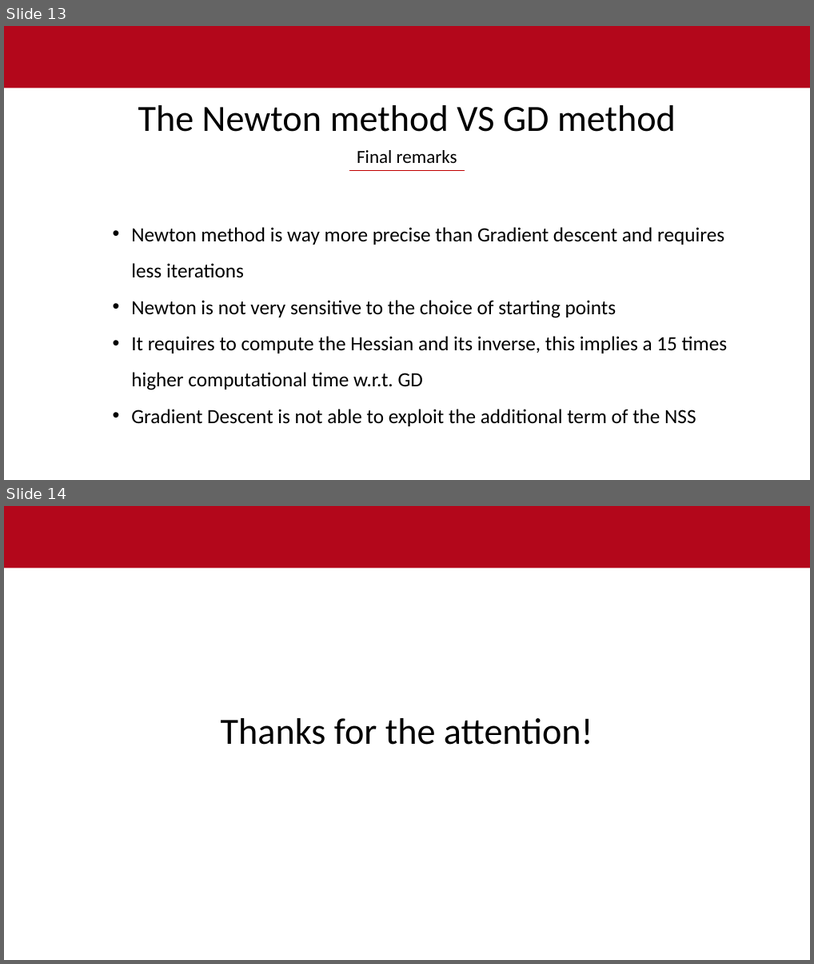
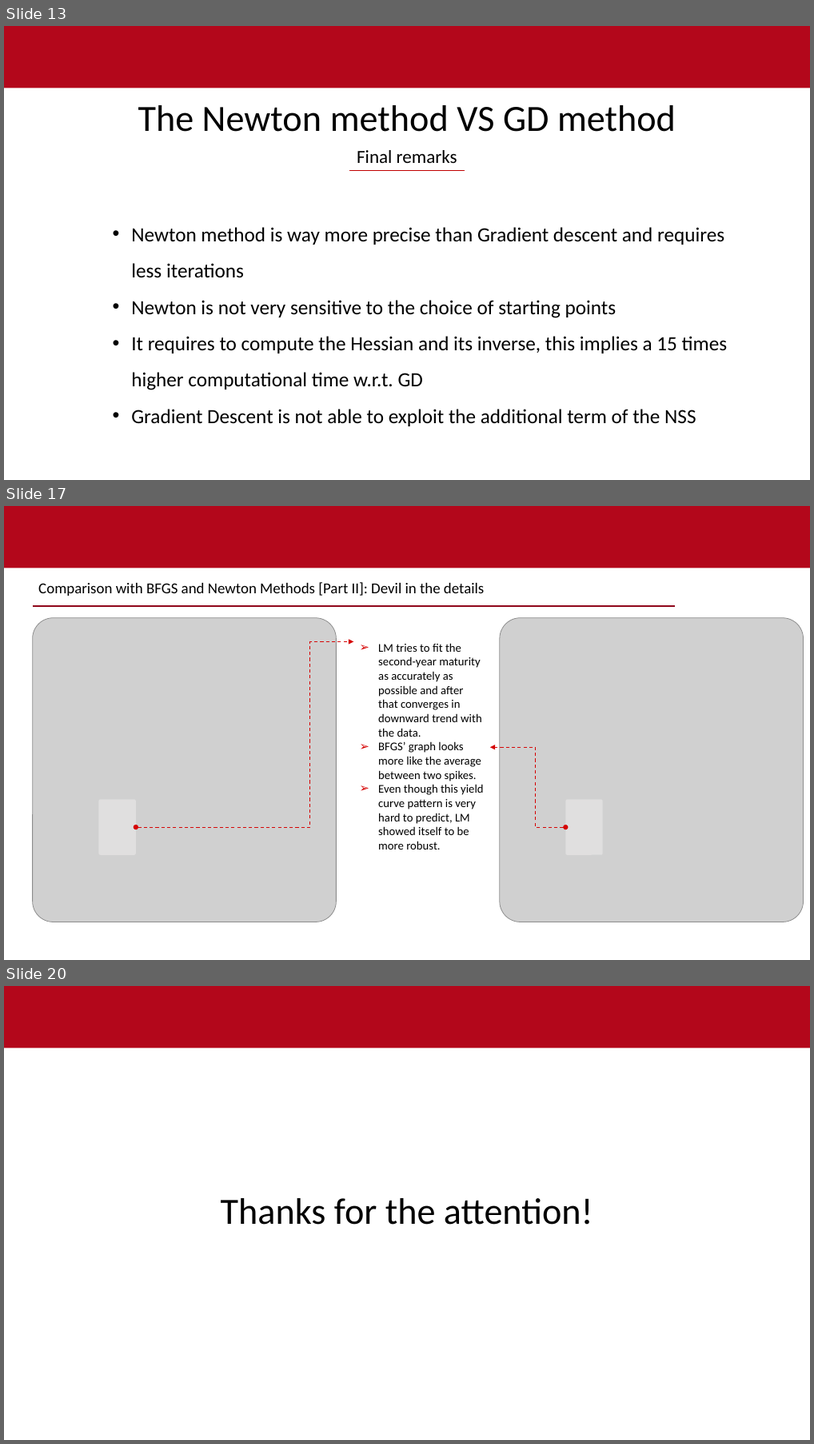
Before and after one commit to ibrahimuali/CompMath, a slide deck: power point - gradient descent newton.pptx. Shown one above the other, each under a label of ours: slides 13 and 14 before the commit, slides 13, 17 and 20 after it; the slides between them are not shown. The pictures are 814x964 and 814x1444 pixels, drawn with LibreOffice and Linux fonts; fonts in the diff are those of the drawing; grey boxes stand for pictures; background and template pictures are left out. Boxes give left, top, right and bottom in pixels: in the first picture for what was removed or moved away, otherwise in the second. Text is boxed around its words. In the diff, an @@ line names an element or a change of style, - is before the commit and + after.

Commit message:
Update power point - gradient descent, newton and lm

```diff
--- a/power point - gradient descent newton.pptx
+++ b/power point - gradient descent newton.pptx
@@ slide 17 added at (4,506,810,960), background #FFFFFF; not listed: 1 template element that a slide beside it also shows @@
@@ text added at (38,582,484,596), 18 pt, text #000000 @@
+Comparison with BFGS and Newton Methods [Part II]: Devil in the details
@@ picture added at (33,618,336,922) @@
@@ line added from (33, 607) to (675, 607), #8F061A 2.25 pt @@
@@ picture added at (500,618,804,922) @@
@@ elbow double arrow added from (136, 828) to (354, 641), #D50000 1 pt dashed @@
@@ text added at (378,643,483,849), 14 pt, text #000000 @@
+➢ LM tries to fit the second-year maturity as accurately as possible and after that converges in downward trend with the data.
+➢ BFGS’ graph looks more like the average between two spikes.
+➢ Even though this yield curve pattern is very hard to predict, LM showed itself to be more robust.
@@ elbow double arrow added from (566, 828) to (490, 747), #D50000 1 pt dashed @@
@@ rounded rectangle added at (99,800,136,855), fill #E7E6E6 at 70% opacity @@
@@ rounded rectangle added at (566,800,603,855), fill #E7E6E6 at 70% opacity @@
@@ what was slide 14 is now slide 20 @@
```
Also in this commit, not shown: 5 other slides added.
